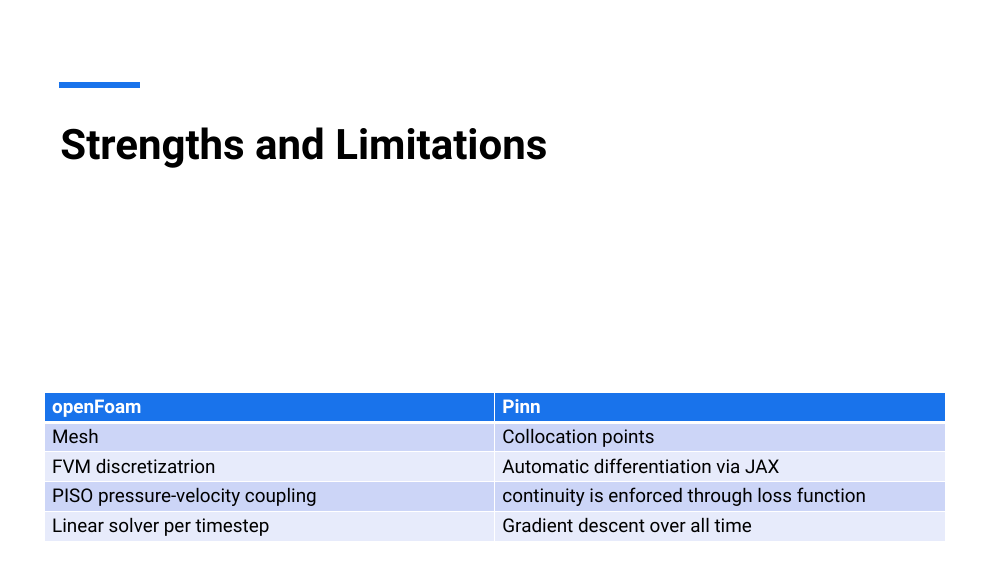
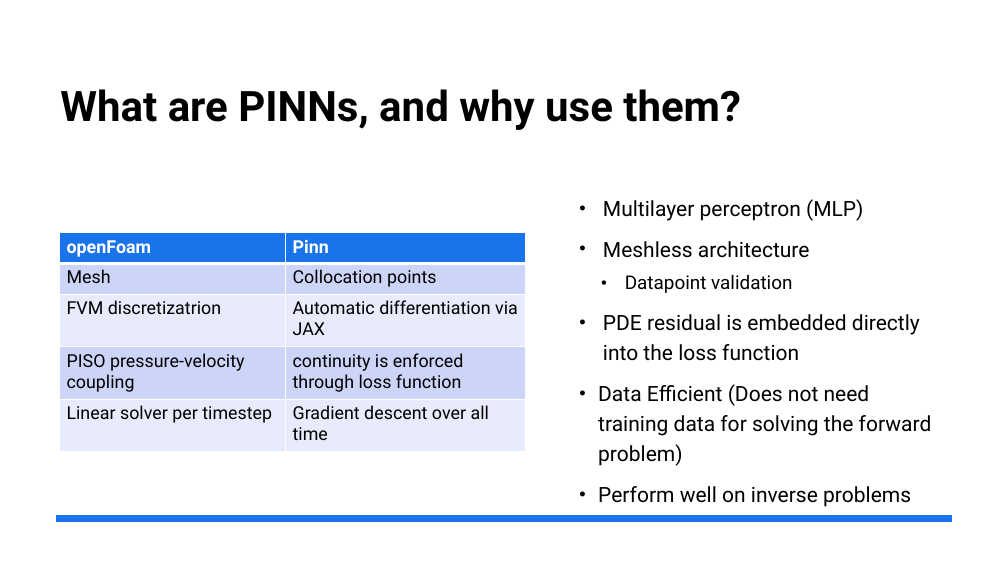
Before and after one commit to henrikhaug1/MEK4470, a slide deck: slide 2 of Presentation1.pptx (slide 13 before the commit). Drawn at 1008x567 pixels with LibreOffice and Linux fonts; fonts in the diff are those of the drawing. Boxes give left, top, right and bottom in pixels: in the first picture for what was removed or moved away, otherwise in the second. Text is boxed around its words. In the diff, an @@ line names an element or a change of style, - is before the commit and + after.

```diff
--- a/Presentation1.pptx
+++ b/Presentation1.pptx
@@ line removed from (59, 85) to (140, 85) @@
@@ title added at (x1=60, y1=89, x2=741, y2=130), 40 pt, text #000000, bold @@
+What are PINNs, and why use them?
@@ title removed at (x1=60, y1=127, x2=547, y2=168) @@
-Strengths and Limitations
@@ text added at (x1=598, y1=199, x2=932, y2=507), 20 pt, text #000000 @@
+• Multilayer perceptron (MLP)
+• Meshless architecture
+  • Datapoint validation
+• PDE residual is embedded directly into the loss function
+• Data Efficient (Does not need training data for solving the forward problem)
+• Perform well on inverse problems
@@ table at (x1=60, y1=233, x2=526, y2=451) @@
@@ size 18 to 17 pt @@
@@ table resized from (x1=45, y1=392, x2=946, y2=544) to (x1=60, y1=233, x2=526, y2=451) @@
@@ line added from (56, 519) to (953, 519), #1973EB 6 pt @@
```
Also in this commit, not shown: 4 other slides changed, 4 slides added, 6 slides removed, 26 other files.
